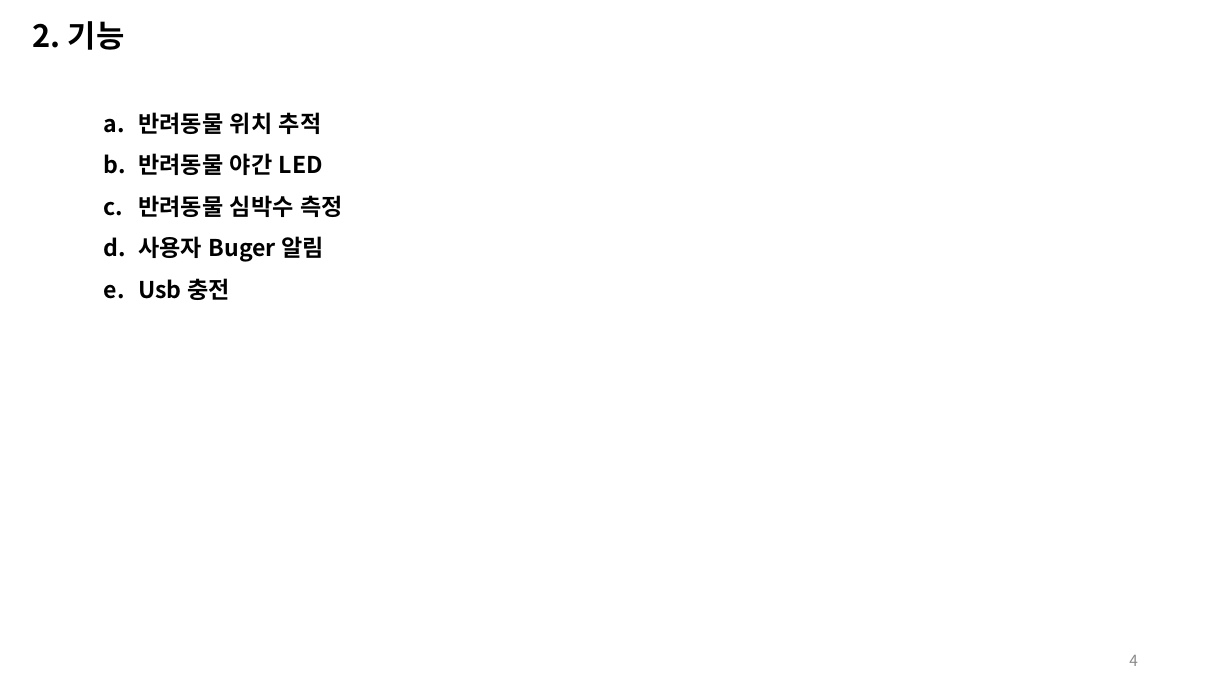
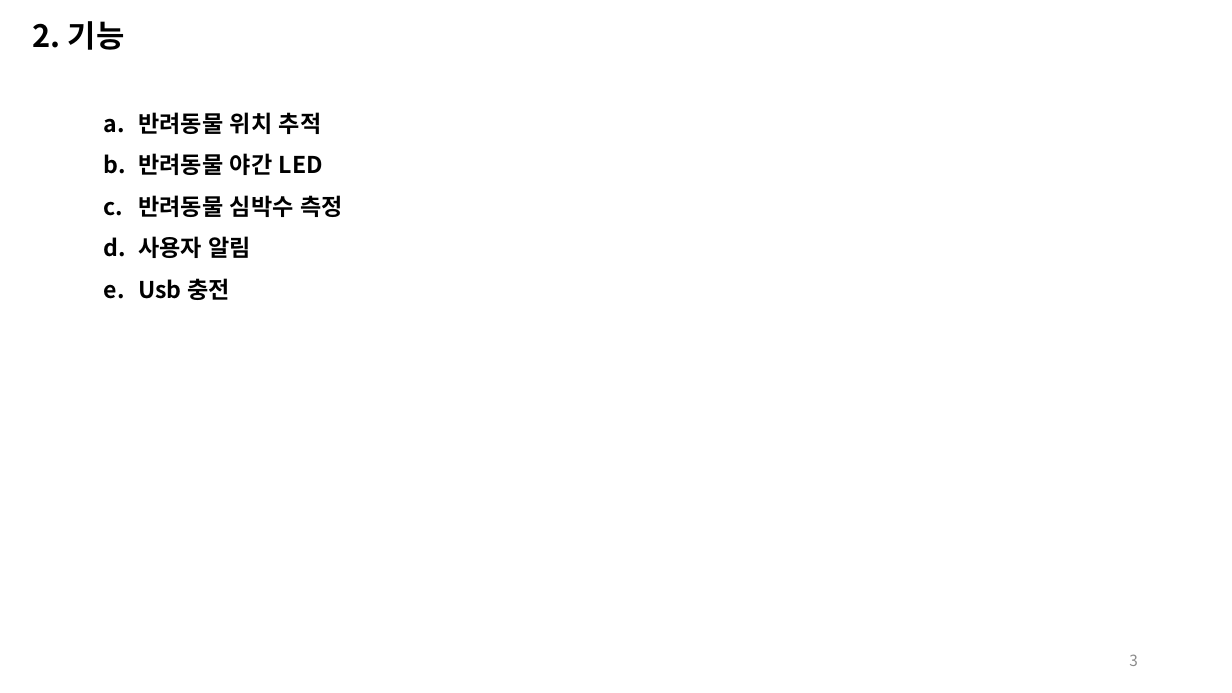
Before and after one commit to grape0919/PetFinder, a slide deck: slide 3 of Pet Finder.pptx (slide 4 before the commit). Drawn at 1232x693 pixels with LibreOffice and Linux fonts; fonts in the diff are those of the drawing. Boxes give left, top, right and bottom in pixels: in the first picture for what was removed or moved away, otherwise in the second. Text is boxed around its words. In the diff, an @@ line names an element or a change of style, - is before the commit and + after.

```diff
--- a/Pet Finder.pptx
+++ b/Pet Finder.pptx
@@ text at (x1=138, y1=236, x2=252, y2=258): text changed @@
-d. 사용자 Buger 알림
+d. 사용자 알림
@@ page number at (x1=1129, y1=654, x2=1138, y2=666): text changed @@
-4
+3
```
Also in this commit, not shown: 1 other slide changed, 1 slide removed, 1 other file.
